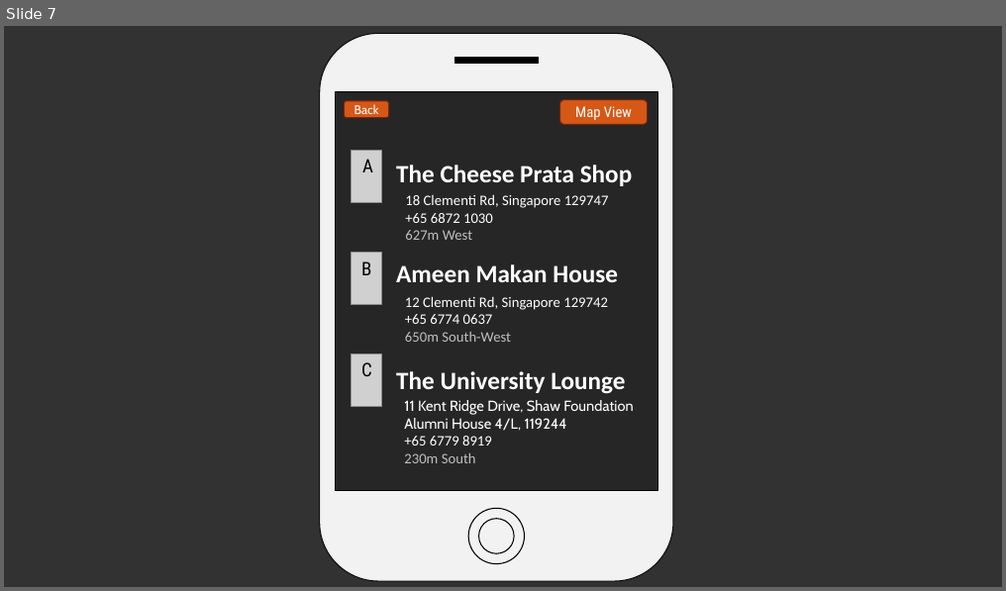
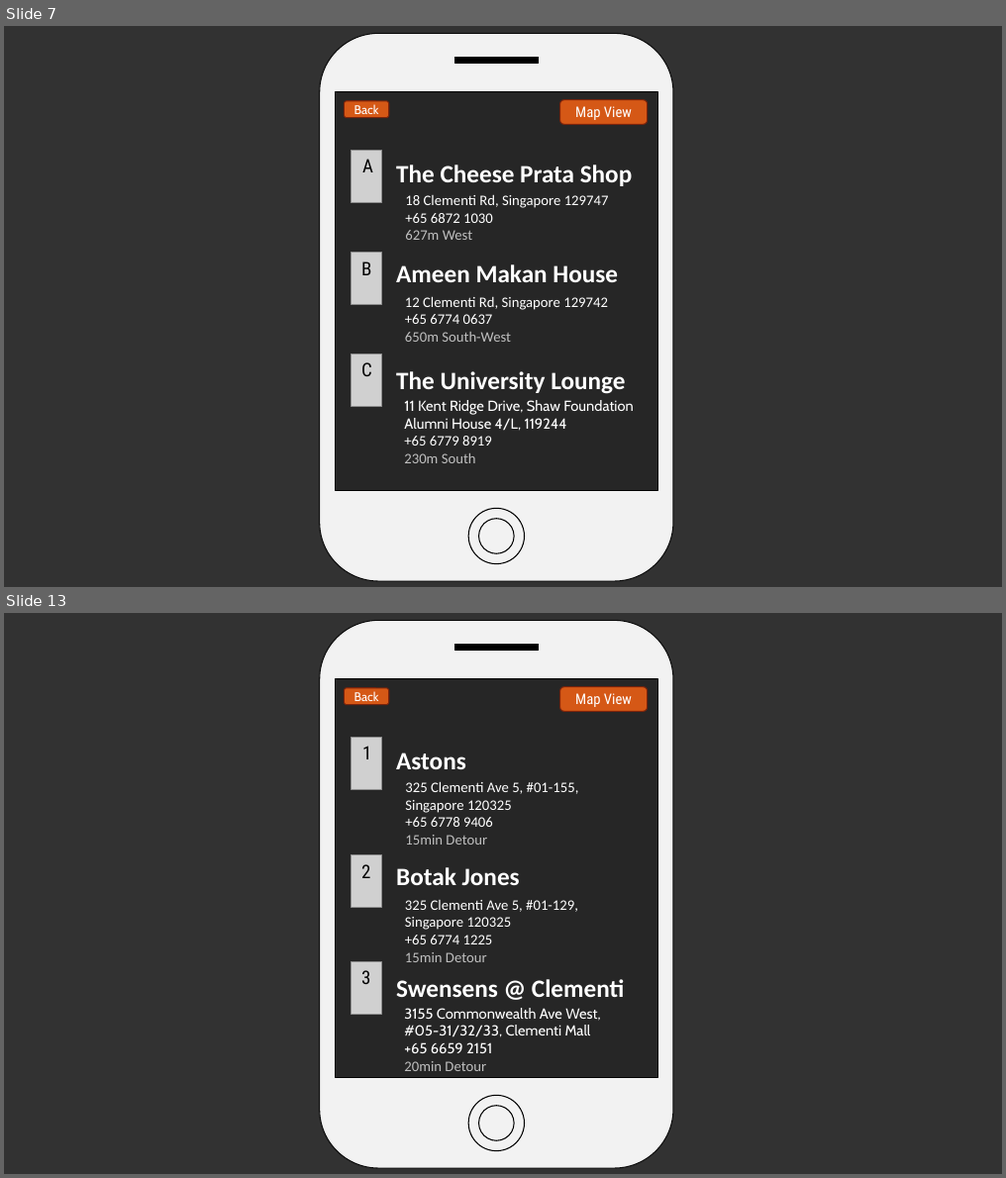
Before and after one commit to blackhydrogen/hungrygothere, a slide deck: Hungry Go THERE.pptx. Shown one above the other, each under a label of ours: slide 7 before the commit, slides 7 and 13 after it; the slides between them are not shown. The pictures are 1006x591 and 1006x1178 pixels, drawn with LibreOffice and Linux fonts; fonts in the diff are those of the drawing; grey boxes stand for pictures. Boxes give left, top, right and bottom in pixels: in the first picture for what was removed or moved away, otherwise in the second. Text is boxed around its words. In the diff, an @@ line names an element or a change of style, - is before the commit and + after.

```diff
--- a/Hungry Go THERE.pptx
+++ b/Hungry Go THERE.pptx
@@ slide 13 added at (4, 613, 1002, 1174), background #323232 @@
@@ rounded rectangle added at (320, 621, 674, 1168), fill #F2F2F2, outline #0D0D0D 1 pt @@
@@ rectangle added at (454, 644, 539, 650), fill #000000, outline #000000 1 pt @@
@@ rectangle added at (335, 679, 657, 1078), fill #262626, outline #000000 1 pt @@
@@ rounded rectangle added at (344, 688, 389, 704), fill #D55816, outline #7A240B 1 pt, 12 pt, text #FFFFFF @@
+Back
@@ rounded rectangle added at (560, 687, 648, 712), fill #D55816, outline #7A240B 1 pt, 14 pt, text #FFFFFF @@
+Map View
@@ picture added at (351, 738, 381, 789) @@
@@ text added at (362, 746, 371, 760), 18 pt, text #000000 @@
+1
@@ text added at (396, 753, 466, 769), 24 pt, text #FFFFFF, bold @@
+Astons
@@ text added at (405, 781, 579, 845), 14 pt, text #FFFFFF @@
+325 Clementi Ave 5, #01-155, Singapore 120325
++65 6778 9406
+15min Detour
@@ picture added at (351, 856, 381, 908) @@
@@ text added at (361, 864, 370, 878), 18 pt, text #000000 @@
+2
@@ text added at (396, 867, 520, 885), 24 pt, text #FFFFFF, bold @@
+Botak Jones
@@ text added at (405, 900, 578, 962), 14 pt, text #FFFFFF @@
+325 Clementi Ave 5, #01-129, Singapore 120325
++65 6774 1225
+15min Detour
@@ picture added at (351, 961, 381, 1014) @@
@@ text added at (361, 970, 370, 984), 18 pt, text #000000 @@
+3
@@ text added at (396, 979, 624, 997), 24 pt, text #FFFFFF, bold @@
+Swensens @ Clementi
@@ text added at (404, 1008, 601, 1071), 14 pt, text #FFFFFF @@
+3155 Commonwealth Ave West,
+#05-31/32/33, Clementi Mall
++65 6659 2151
+20min Detour
@@ ellipse added at (469, 1096, 525, 1152), fill #F2F2F2, outline #000000 1 pt @@
@@ ellipse added at (478, 1106, 514, 1141), fill #F2F2F2, outline #000000 1 pt @@
```
Also in this commit, not shown: 5 other slides added.
